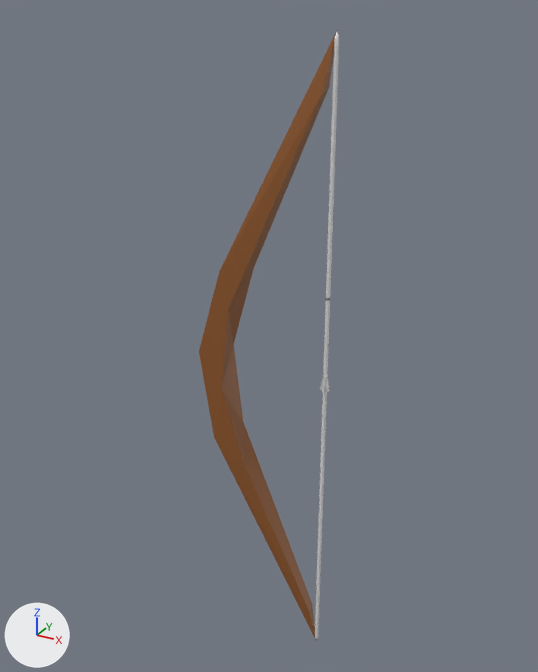
One commit to the FBX model Assets/Models/Wepons/Bow.fbx: the scene before it, then after it.
Camera for both pictures: a 50 mm camera at (4.05, -9.1, 5.24) aimed at (-1.09, 0.25, 0.57). The axes (+X, +Y, +Z) are drawn at lower left. The lights are the same throughout. The picture after the commit comes second. Where no turn or scale is listed for an object, it has been applied to the vertices.

Names of what the first picture shows: 'Bow', 'Bowstring' and 1 more.
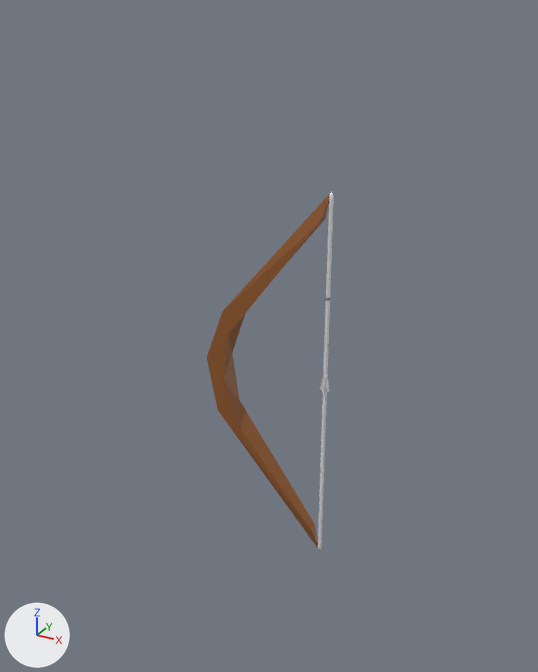
Changed parts and their boxes [x1, y1, x2, y2] in the pictures (538 x 672 px):
'Bow', reshaped (11% narrower, 42% shorter)
    before: [199, 31, 337, 640]
    after: [207, 194, 330, 548]
'Bowstring', rescaled (32% narrower, 41% shorter)
    before: [315, 32, 339, 641]
    after: [318, 192, 334, 551]

The change, as a list of edits to the scene's bpy script:
```text
Change me_cylinder_004:
    used by ob_bowstring; location = (0.0, 0.0, 0.0)
    remove me_cylinder_004.from_pydata(...)  # 414 vertices, 416 faces; spans x -0.03..0.03, y -0.03..0.03, z -5.0..5.0
    add me_cylinder_004.from_pydata(...)  # 414 vertices, 416 faces; spans x -0.03..0.03, y -0.03..0.03, z -3.0..3.0
    me_cylinder_004 part 1: the whole mesh is scaled about its middle by (1, 1, 0.6)
Change me_cube_003:
    used by ob_bow; location = (0.0, 0.0, 0.0)
    remove me_cube_003.from_pydata(...)  # 18 vertices, 28 faces; spans x -2.12..0.0, y -0.2..0.2, z -5.0..5.0
    add me_cube_003.from_pydata(...)  # 18 vertices, 28 faces; spans x -2.01..0.0, y -0.15..0.15, z -3.0..3.0
    me_cube_003 part 2
    me_cube_003.vertices[0].co: (-0.14, 0.08, -4.26) -> (-0.14, 0.08, -2.56)  # pixel (312, 603) -> pixel (314, 523)
    me_cube_003.vertices[1].co: (-1.55, 0.19, -1.08) -> (-1.59, 0.14, -0.65)  # pixel (243, 421) -> pixel (239, 399)
    me_cube_003.vertices[2].co: (-1.71, 0.2, 0.31) -> (-1.71, 0.15, 0.18)  # pixel (233, 344) -> pixel (232, 352)
    me_cube_003.vertices[3].co: (-1.32, 0.18, 1.66) -> (-1.42, 0.13, 0.99)  # pixel (253, 268) -> pixel (247, 309)
    me_cube_003.vertices[4].co: (-0.11, 0.07, 4.32) -> (-0.11, 0.07, 2.59)  # pixel (329, 87) -> pixel (325, 219)
    me_cube_003.vertices[5].co: (-0.14, -0.08, 4.26) -> (-0.14, -0.08, 2.56)  # pixel (322, 92) -> pixel (318, 223)
    me_cube_003.vertices[6].co: (-1.55, -0.19, 1.08) -> (-1.59, -0.14, 0.65)  # pixel (228, 309) -> pixel (228, 333)
    me_cube_003.vertices[7].co: (-1.71, -0.2, -0.31) -> (-1.71, -0.15, -0.18)  # pixel (221, 388) -> pixel (223, 380)
    me_cube_003.vertices[8].co: (-1.32, -0.18, -1.65) -> (-1.42, -0.13, -0.99)  # pixel (244, 465) -> pixel (240, 428)
    me_cube_003.vertices[9].co: (-0.12, -0.07, -4.32) -> (-0.12, -0.07, -2.59)  # pixel (309, 611) -> pixel (311, 530)
    me_cube_003.vertices[10].co: (0.0, 0.0, 5.0) -> (0.0, 0.0, 3.0)  # pixel (337, 30) -> pixel (331, 191)
    me_cube_003.vertices[11].co: (-1.7, -0.19, 1.65) -> (-1.7, -0.14, 0.99)  # pixel (219, 271) -> pixel (222, 311)
    me_cube_003.vertices[12].co: (-2.12, -0.2, 0.25) -> (-2.01, -0.15, 0.15)  # pixel (198, 351) -> pixel (206, 357)
    me_cube_003.vertices[13].co: (-1.89, -0.2, -1.26) -> (-1.84, -0.15, -0.76)  # pixel (214, 436) -> pixel (217, 409)
    me_cube_003.vertices[14].co: (0.0, 0.0, -5.0) -> (0.0, 0.0, -3.0)  # pixel (316, 641) -> pixel (319, 550)
    me_cube_003.vertices[15].co: (-1.43, 0.17, 2.17) -> (-1.5, 0.13, 1.3)  # not seen -> pixel (241, 289)
    me_cube_003.vertices[16].co: (-2.1, 0.2, 0.53) -> (-2.0, 0.15, 0.32)
    me_cube_003.vertices[17].co: (-1.94, 0.2, -1.14) -> (-1.87, 0.15, -0.68)
```
